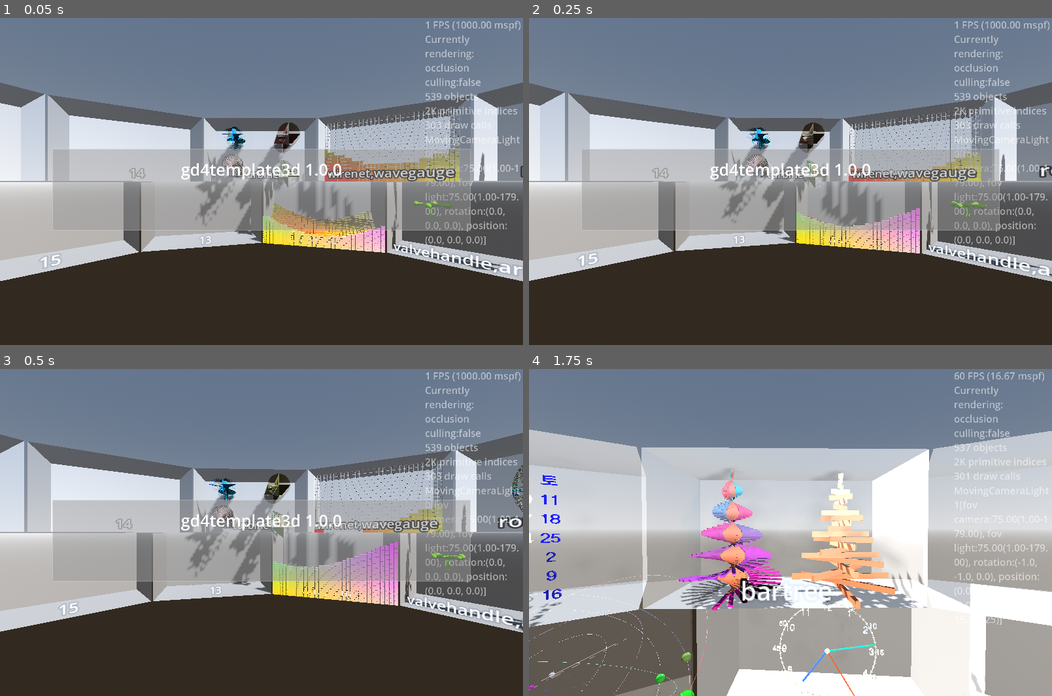
Above: before the commit, frames 1-4 (two rows, left to right).
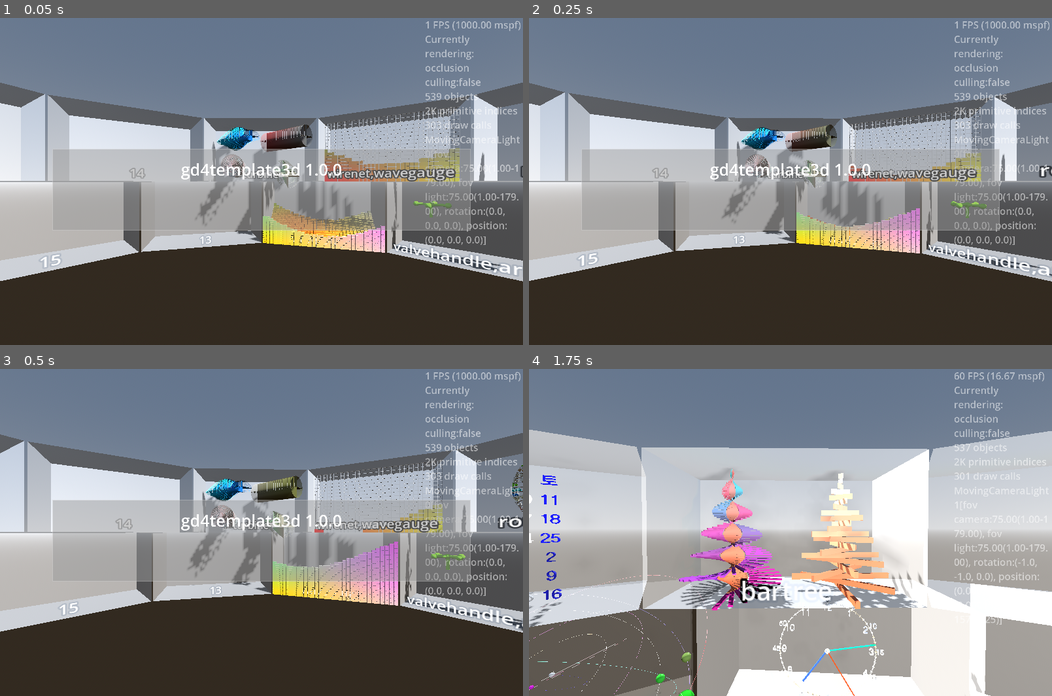
Above: after the commit, the same moments.

Repository: kasworld/gd4template3d
Game: Godot game, scene res://main.tscn
Same seed, same stepped clock (60 frames per second), same inputs: the game is played once before the commit and once after it.
Inputs (mouse positions are in pixels of both pictures, inside the frame that each line leads up to):
- Up to frame 1 (0.05 s): no input
- Up to frame 2 (0.25 s): no input
- Up to frame 3 (0.5 s): no input
- Up to frame 4 (1.75 s): tap Enter at 0.5 s; move the mouse to (905, 516) at 0.52 s; hold Right 0.53-1.28 s; tap Q at 0.6 s; click (905, 516) at 0.67 s; move the mouse to (685, 548) at 1.27 s; hold Down from 1.28 s (still down); tap E at 1.35 s

The runs differ from the first frame. In frame 1, 1.5% of the frame differs, in the area x 37-60%, y 32-59%; in frame 2, 1.5%, in the area x 36-59%, y 32-58%; in frame 3, 1.5%; in frame 4, nothing differs.

Commit message:
code clean

Diff:
--- a/main.gd
+++ b/main.gd
@@ -119,8 +119,9 @@
 			).init_sample(WorldSize.x *0.5,WorldSize.z *0.2, 1, 4, random_color(),random_color())
 		turbine_list.append(tb)
 		tb.position = pos
-		#tb.rotation.y = PI/4
 		glasscabinet.add_child(tb)
+	turbine_list[0].rotation.y = PI/4
+	turbine_list[1].rotation.y = PI/4
 	for i in 4:
 		turbine_color_list.append(random_color())
 func scale_lambda(period :float) -> Callable:
@@ -140,10 +141,7 @@
 func turbine_animate() -> void:
 	if turbine_color_rate >= 1:
 		turbine_color_rate = 0
-		turbine_color_list[0] = turbine_color_list[1]
-		turbine_color_list[1] = random_color()
-		turbine_color_list[2] = turbine_color_list[3]
-		turbine_color_list[3] = random_color()
+		turbine_color_list = [turbine_color_list[1], random_color(), turbine_color_list[3], random_color()]
 	else:
 		turbine_color_rate += 1.0/60.0
 	var t := Time.get_unix_time_from_system()
